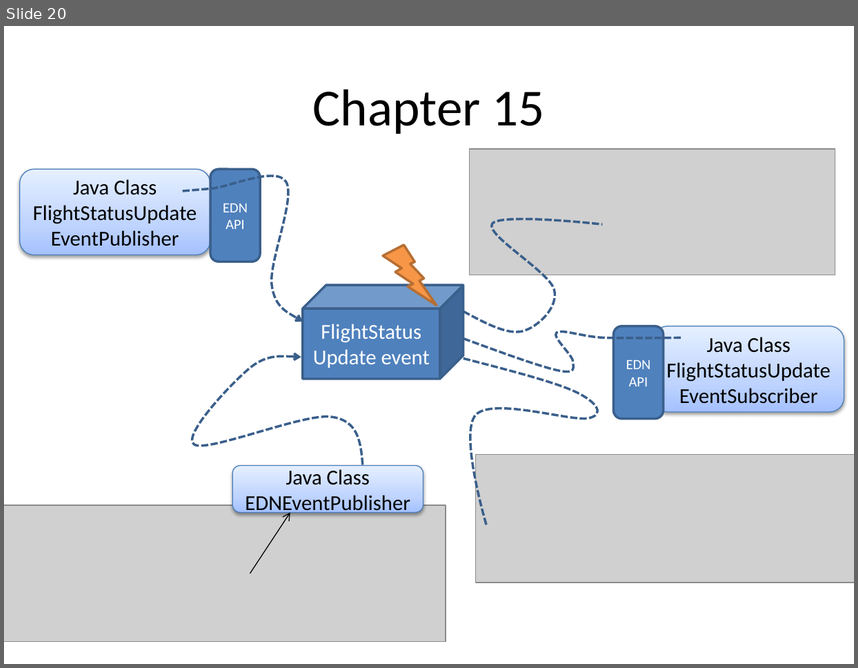
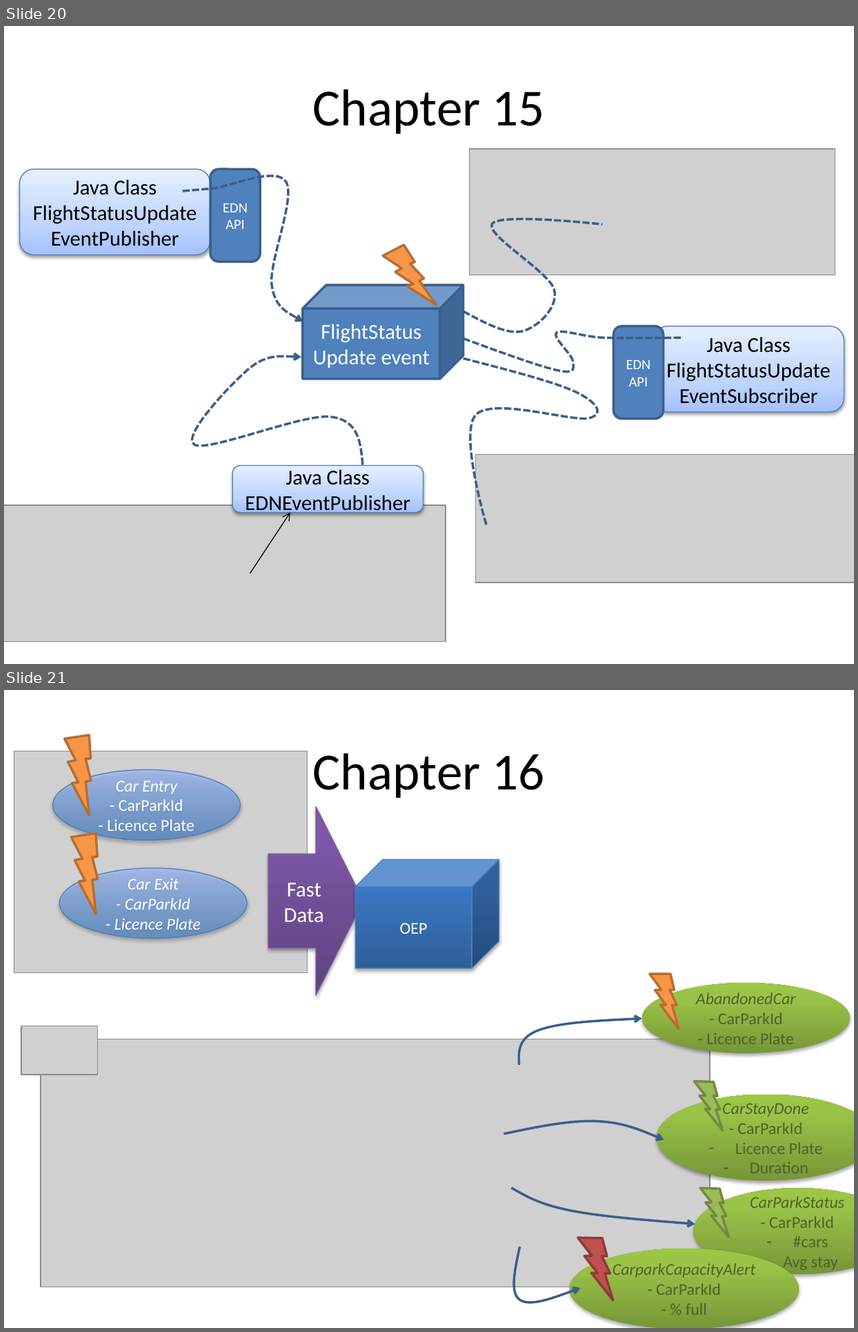
Before and after one commit to lucasjellema/soasuitehandbook, a slide deck: ChapterOverviews_picturesOfService.pptx. Shown one above the other, each under a label of ours: slide 20 before the commit, slides 20 and 21 after it. The pictures are 858x668 and 858x1332 pixels, drawn with LibreOffice and Linux fonts; fonts in the diff are those of the drawing; grey boxes stand for pictures. Boxes give left, top, right and bottom in pixels: in the first picture for what was removed or moved away, otherwise in the second. Text is boxed around its words. In the diff, an @@ line names an element or a change of style, - is before the commit and + after.

Commit message:
Updated with Chapter 16 - slides for Carpark Management and CreditCard Monitoring

```diff
--- a/ChapterOverviews_picturesOfService.pptx
+++ b/ChapterOverviews_picturesOfService.pptx
@@ slide 21 added at (x1=4, y1=690, x2=854, y2=1328), background #FFFFFF @@
@@ lightning bolt added at (x1=40, y1=727, x2=119, y2=816), fill #F79646, outline #B76F34 2 pt @@
@@ picture added at (x1=14, y1=751, x2=308, y2=973) @@
@@ ellipse added at (x1=52, y1=770, x2=239, y2=840), fill gradient #3F80CE to #A4C4FF, outline #4B7EBC 0.75 pt, 14 pt, text #FFFFFF @@
+Car Entry
+- CarParkId
+- Licence Plate
@@ title added at (x1=313, y1=753, x2=545, y2=798), 44 pt, text #000000 @@
+Chapter 16
@@ right arrow added at (x1=268, y1=807, x2=363, y2=995), fill gradient #5F4480 to #7B58A6 to #7C57A8, outline #7D60A0 0.75 pt, 18 pt, text #FFFFFF @@
+Fast Data
@@ lightning bolt added at (x1=47, y1=825, x2=125, y2=914), fill #F79646, outline #B76F34 2 pt @@
@@ ellipse added at (x1=59, y1=867, x2=246, y2=938), fill gradient #3F80CE to #A4C4FF, outline #4B7EBC 0.75 pt, 14 pt, text #FFFFFF, italic @@
+Car Exit
+- CarParkId
+- Licence Plate
@@ cube added at (x1=355, y1=859, x2=499, y2=968), fill gradient #2F5F99 to #3D7CC7 to #3A7CCB, outline #4B7EBC 0.75 pt, 14 pt, text #FFFFFF @@
+OEP
@@ lightning bolt added at (x1=634, y1=966, x2=697, y2=1029), fill #F79646, outline #B76F34 2 pt @@
@@ ellipse added at (x1=642, y1=983, x2=850, y2=1053), fill gradient #779737 to #9BC348 to #9DC746, 14 pt, text #4F6228 @@
+AbandonedCar
+- CarParkId
+- Licence Plate
@@ freeform shape added at (x1=519, y1=1018, x2=642, y2=1064), outline #3A5F8C 2 pt @@
@@ picture added at (x1=21, y1=1026, x2=98, y2=1074) @@
@@ picture added at (x1=41, y1=1038, x2=711, y2=1287) @@
@@ lightning bolt added at (x1=680, y1=1074, x2=739, y2=1130), fill #9BBB59, outline #738A42 2 pt @@
@@ ellipse added at (x1=657, y1=1094, x2=854, y2=1181), fill gradient #779737 to #9BC348 to #9DC746, 14 pt, text #4F6228 @@
+CarStayDone
+- CarParkId
+– Licence Plate
+– Duration
@@ freeform shape added at (x1=504, y1=1121, x2=664, y2=1140), outline #3A5F8C 2 pt @@
@@ lightning bolt added at (x1=687, y1=1181, x2=746, y2=1236), fill #9BBB59, outline #738A42 2 pt @@
@@ freeform shape added at (x1=512, y1=1187, x2=695, y2=1224), outline #3A5F8C 2 pt @@
@@ ellipse added at (x1=693, y1=1187, x2=854, y2=1274), fill gradient #779737 to #9BC348 to #9DC746, 14 pt, text #4F6228 @@
+CarParkStatus
+- CarParkId
+– #cars
+– Avg stay
@@ freeform shape added at (x1=514, y1=1246, x2=580, y2=1301), outline #3A5F8C 2 pt @@
@@ lightning bolt added at (x1=560, y1=1229, x2=635, y2=1301), fill #C0504D, outline #8E3B39 2 pt @@
@@ ellipse added at (x1=569, y1=1248, x2=799, y2=1328), fill gradient #779737 to #9BC348 to #9DC746, 14 pt, text #4F6228, italic @@
+CarparkCapacityAlert
+- CarParkId
+- % full
```
Also in this commit, not shown: 1 slide changed, 2 other slides added.
